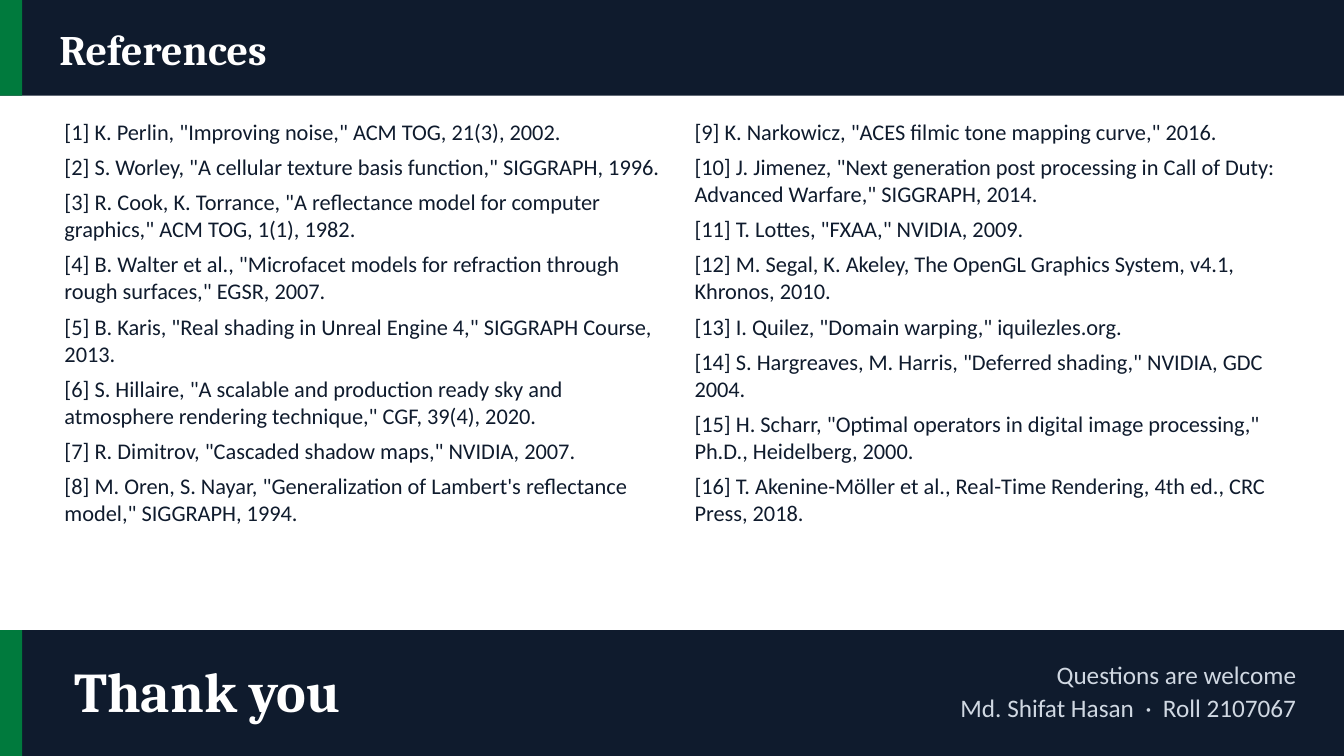
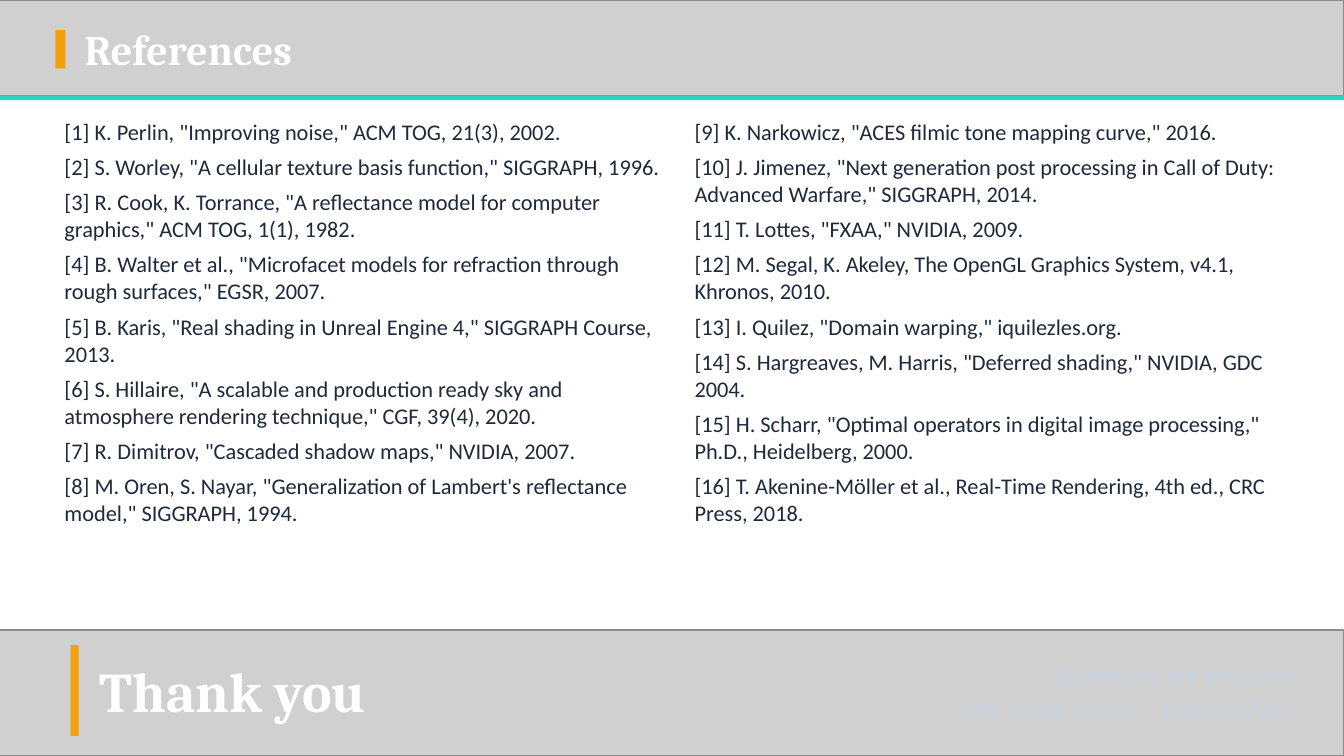
Before and after one commit to ShifatHasanGNS/Sentinel, a slide deck: slide 10 of Docs/Deliverables/Slides/Sentinel_Presentation.pptx. Drawn at 1344x756 pixels with LibreOffice and Linux fonts; fonts in the diff are those of the drawing; grey boxes stand for pictures; background and template pictures are left out. Boxes give left, top, right and bottom in pixels: in the first picture for what was removed or moved away, otherwise in the second. Text is boxed around its words. In the diff, an @@ line names an element or a change of style, - is before the commit and + after.

Commit message:
Slides: midnight-and-teal PPTX theme with procedurally generated backdrops

```diff
--- a/Docs/Deliverables/Slides/Sentinel_Presentation.pptx
+++ b/Docs/Deliverables/Slides/Sentinel_Presentation.pptx
@@ picture added at [0,0,1344,96] @@
@@ text "References": place and size @@
-text "References" at [59,35,266,66]
+text "References" at [85,36,292,65]
@@ rectangle at [55,30,66,69]: fill #007A3D to #F59E0B @@
@@ rectangle: place and size @@
-rectangle at [0,0,22,96]
+rectangle at [55,30,66,69]
@@ rectangle: place and size @@
-rectangle at [0,0,1344,96]
+rectangle at [0,96,1344,100]
@@ rectangle at [0,96,1344,100]: fill #0F1B2D to #2DD4BF @@
@@ text "[1] K. Perlin, "Improving noise," ..." at [64,123,659,524]: text colour #0F1B2D to #1E293B @@
@@ text "[9] K. Narkowicz, "ACES filmic ..." at [695,123,1274,524]: text colour #0F1B2D to #1E293B @@
@@ rectangle removed at [0,630,1344,756] @@
@@ picture added at [0,630,1344,756] @@
@@ rectangle: place and size @@
-rectangle at [0,630,22,756]
+rectangle at [71,645,79,736]
@@ rectangle at [71,645,79,736]: fill #007A3D to #F59E0B @@
@@ text "Thank you": place and size @@
-text "Thank you" at [75,673,340,725]
+text "Thank you" at [100,673,366,724]
@@ text "Questions are welcome" at [605,645,1301,736]: text colour #D0D8E2 to #C7D2E0 @@
```
Also in this commit, not shown: 9 other slides changed, 6 other files.
